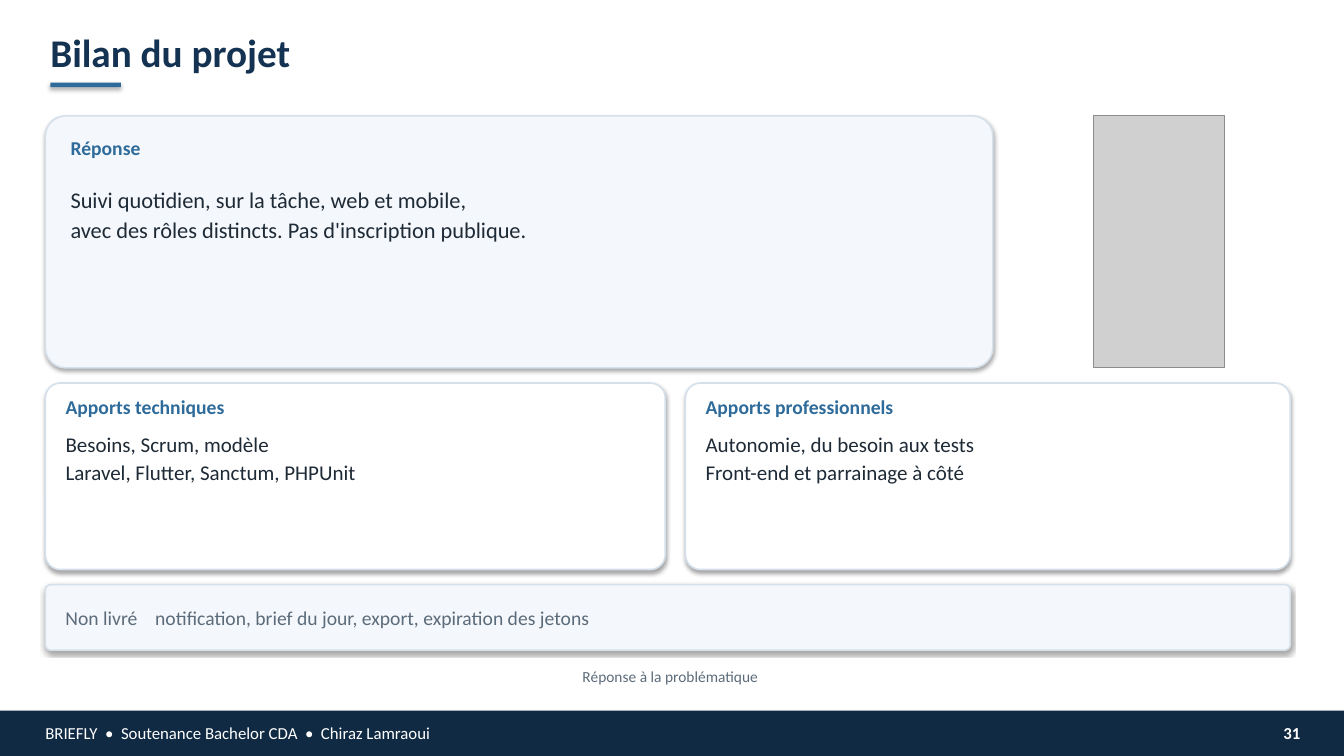
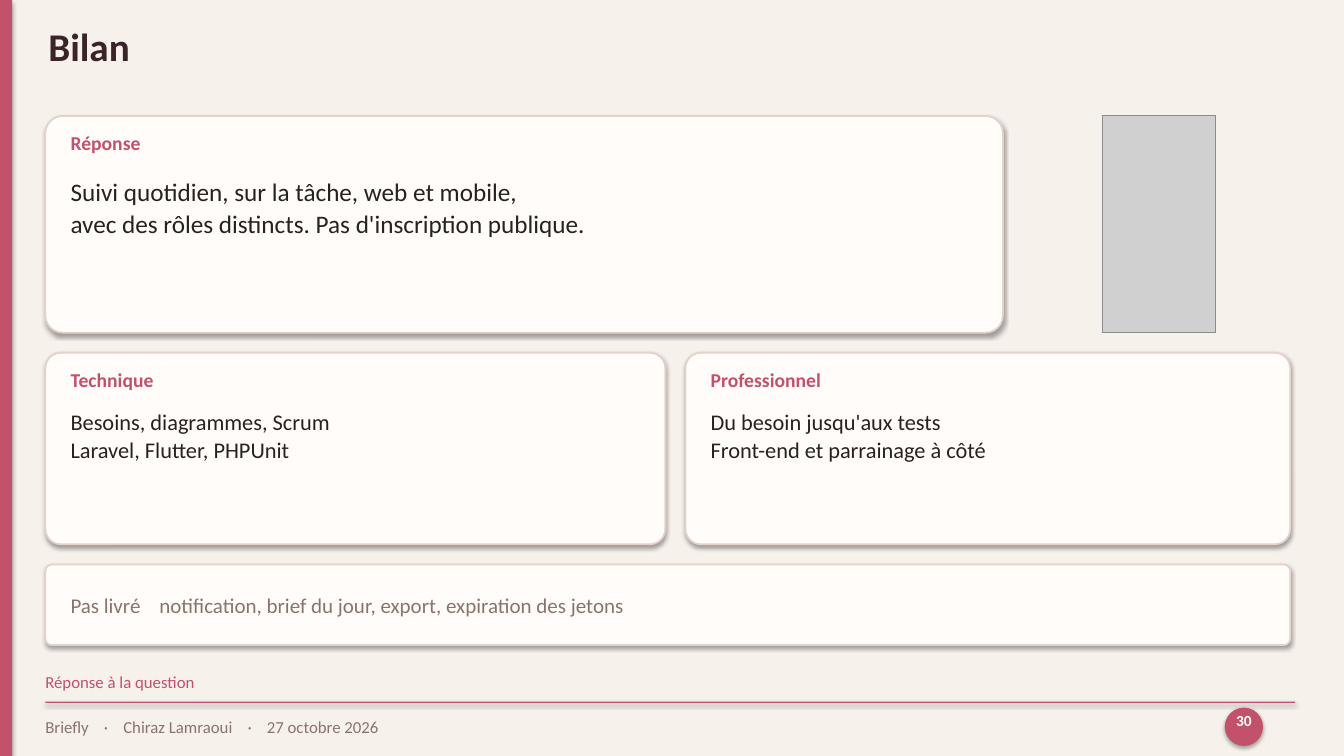
Before and after one commit to chirazlamraoui/Briefly, a slide deck: slide 30 of docs/soutenance/Briefly-soutenance.pptx (slide 31 before the commit). Drawn at 1344x756 pixels with LibreOffice and Linux fonts; fonts in the diff are those of the drawing; grey boxes stand for pictures. Boxes give left, top, right and bottom in pixels: in the first picture for what was removed or moved away, otherwise in the second. Text is boxed around its words. In the diff, an @@ line names an element or a change of style, - is before the commit and + after.

```diff
--- a/docs/soutenance/Briefly-soutenance.pptx
+++ b/docs/soutenance/Briefly-soutenance.pptx
@@ rectangle at (0, 0, 1344, 756): fill #FFFFFF to #F7F1EC @@
@@ rectangle added at (0, 0, 12, 756), fill #C2516B @@
@@ text at (48, 33, 129, 62): text changed; text colour #143252 to #3A2428 @@
-Bilan du projet
+Bilan
@@ rectangle removed at (50, 83, 121, 87) @@
@@ rounded rectangle at (45, 116, 1003, 333): fill #F4F7FB to #FFFCFA; outline #D5E0EA 1.15 pt to #E4D2C8 1.25 pt @@
@@ rounded rectangle: place and size @@
-rounded rectangle at (45, 116, 993, 368)
+rounded rectangle at (45, 116, 1003, 333)
@@ picture: place and size @@
-picture at (1094, 116, 1225, 368)
+picture at (1103, 116, 1216, 333)
@@ text "Réponse" at (71, 136, 141, 153): text colour #2E6B9A to #C2516B; less space between paragraphs @@
@@ text "Suivi quotidien, sur la tâche, ...": place and size @@
-text "Suivi quotidien, sur la tâche, ..." at (71, 192, 527, 242)
+text "Suivi quotidien, sur la tâche, ..." at (71, 183, 585, 237)
@@ text "Suivi quotidien, sur la tâche, ..." at (71, 183, 585, 237): size 16 to 18 pt, text colour #1E2A36 to #2A211F; less space between paragraphs @@
@@ rounded rectangle: place and size @@
-rounded rectangle at (45, 383, 665, 570)
+rounded rectangle at (45, 353, 665, 544)
@@ rounded rectangle at (45, 353, 665, 544): fill #FFFFFF to #FFFCFA; outline #D5E0EA 1.15 pt to #E4D2C8 1.25 pt @@
@@ rounded rectangle at (686, 353, 1291, 544): fill #FFFFFF to #FFFCFA; outline #D5E0EA 1.15 pt to #E4D2C8 1.25 pt @@
@@ rounded rectangle: place and size @@
-rounded rectangle at (686, 383, 1291, 570)
+rounded rectangle at (686, 353, 1291, 544)
@@ text added at (71, 373, 154, 390), 14 pt, text #C2516B, bold @@
+Technique
@@ text added at (711, 373, 821, 387), 14 pt, text #C2516B, bold @@
+Professionnel
@@ text removed at (66, 400, 224, 417) @@
-Apports techniques
@@ text at (71, 414, 330, 461): text changed; size 15 to 16 pt; text colour #1E2A36 to #2A211F @@
-Besoins, Scrum, modèle
-Laravel, Flutter, Sanctum, PHPUnit
+Besoins, diagrammes, Scrum
+Laravel, Flutter, PHPUnit
@@ text removed at (706, 400, 893, 417) @@
-Apports professionnels
@@ text at (711, 414, 941, 434): text changed; size 15 to 16 pt; text colour #1E2A36 to #2A211F @@
-Autonomie, du besoin aux tests
+Du besoin jusqu'aux tests
@@ text "Du besoin jusqu'aux tests": place and size @@
-text "Du besoin jusqu'aux tests" at (706, 437, 974, 484)
+text "Du besoin jusqu'aux tests" at (711, 414, 985, 462)
@@ text at (711, 442, 985, 462): size 15 to 16 pt, text colour #1E2A36 to #2A211F in "Front-end et parrainage à côté"; less space between paragraphs @@
@@ rounded rectangle: place and size @@
-rounded rectangle at (45, 585, 1291, 650)
+rounded rectangle at (45, 565, 1291, 645)
@@ rounded rectangle at (45, 565, 1291, 645): fill #F4F7FB to #FFFCFA; outline #D5E0EA 1.15 pt to #E4D2C8 1.25 pt @@
@@ text at (71, 598, 623, 617): text changed; size 14 to 15 pt; text colour #5C6B7A to #8A736C @@
-Non livré notification, brief du jour, export, expiration des jetons
+Pas livré notification, brief du jour, export, expiration des jetons
@@ text at (45, 676, 194, 691): text changed; size 11 to 12 pt; text colour #5C6B7A to #C2516B @@
-Réponse à la problématique
+Réponse à la question
@@ text "Réponse à la question" at (45, 676, 194, 691): vertical alignment top to middle @@
@@ rectangle: place and size @@
-rectangle at (0, 711, 1344, 756)
+rectangle at (45, 702, 1296, 703)
@@ rectangle at (45, 702, 1296, 703): fill #102A43 to #C2516B @@
@@ ellipse added at (1225, 708, 1263, 746), fill #C2516B @@
@@ text added at (1236, 716, 1252, 726), 11 pt, text #FFFCFA, bold @@
+30
@@ text at (45, 721, 378, 736): text changed; text colour #FFFFFF to #8A736C @@
-BRIEFLY • Soutenance Bachelor CDA • Chiraz Lamraoui
+Briefly · Chiraz Lamraoui · 27 octobre 2026
@@ text removed at (1283, 728, 1300, 739) @@
-31
```
Also in this commit, not shown: 20 other slides changed, 10 slides added, 11 slides removed, 1 other file.
